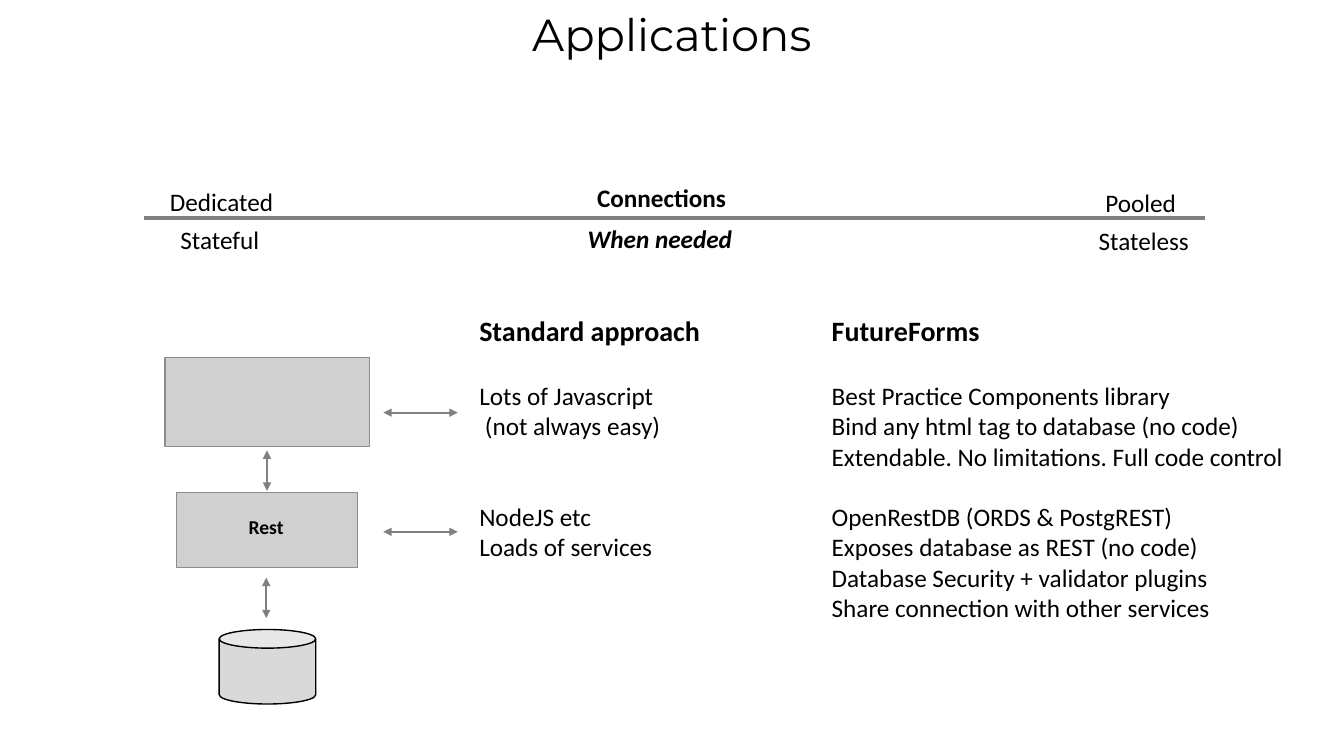
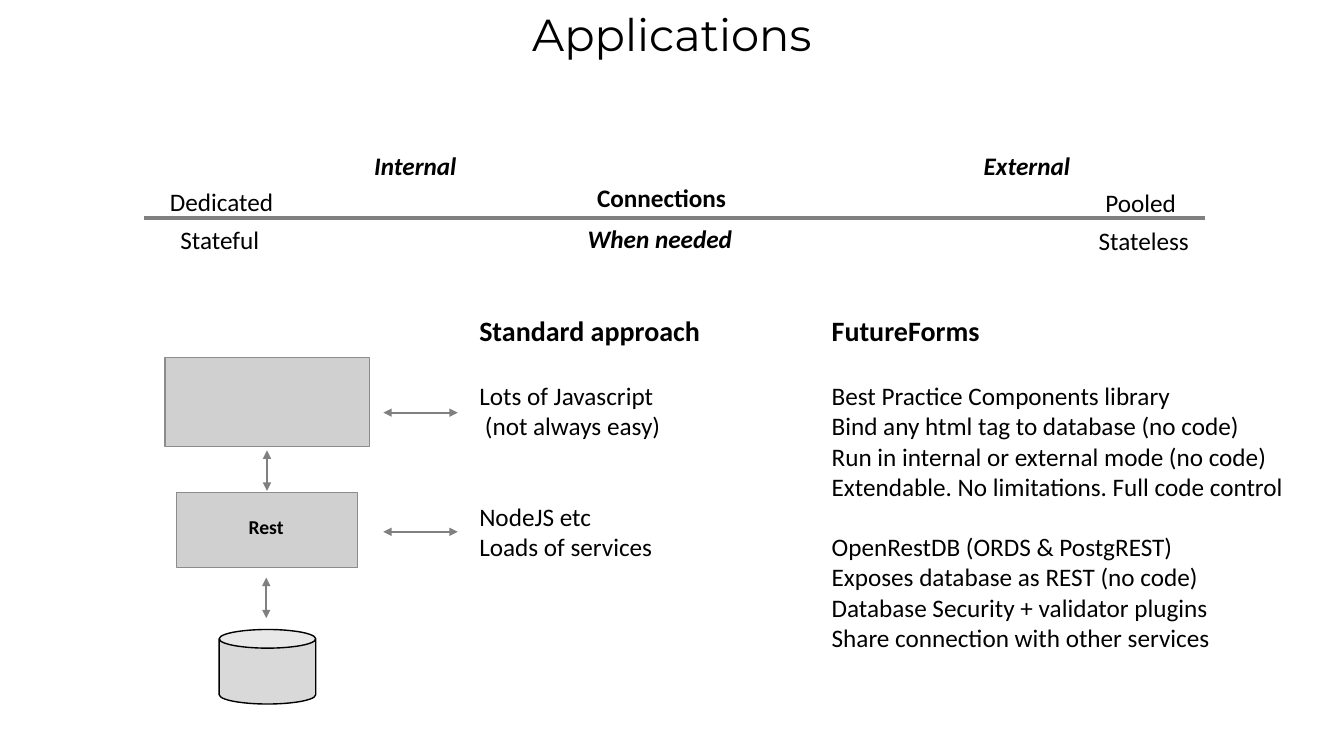
Before and after one commit to ahoeffner/forms42test, a slide deck: slide 4 of Trottinhg.pptx. Drawn at 1344x756 pixels with LibreOffice and Linux fonts; fonts in the diff are those of the drawing; grey boxes stand for pictures. Boxes give left, top, right and bottom in pixels: in the first picture for what was removed or moved away, otherwise in the second. Text is boxed around its words. In the diff, an @@ line names an element or a change of style, - is before the commit and + after.

```diff
--- a/Trottinhg.pptx
+++ b/Trottinhg.pptx
@@ text added at (374,157,456,175), 18 pt, text #000000, bold, italic @@
+Internal
@@ text added at (984,157,1070,176), 18 pt, text #000000, bold, italic @@
+External
@@ text at (832,447,1266,470): paragraph added @@
+Run in internal or external mode (no code)
```
Also in this commit, not shown: 1 other slide changed, 1 slide added, 1 other file.
